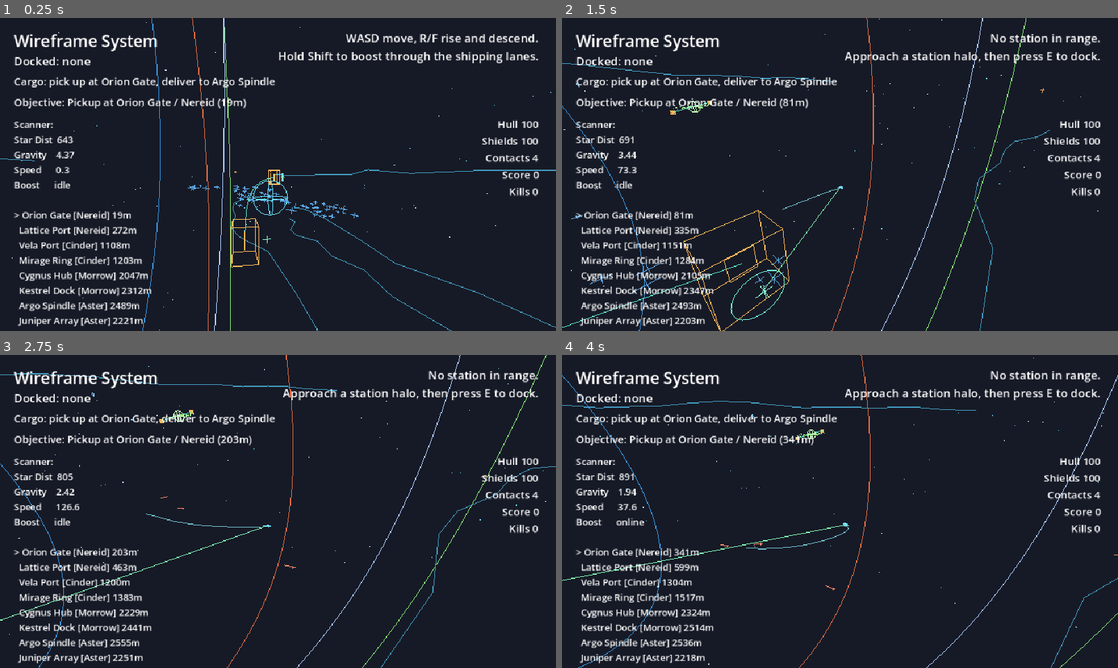
Above: before the commit, frames 1-4 (two rows, left to right).
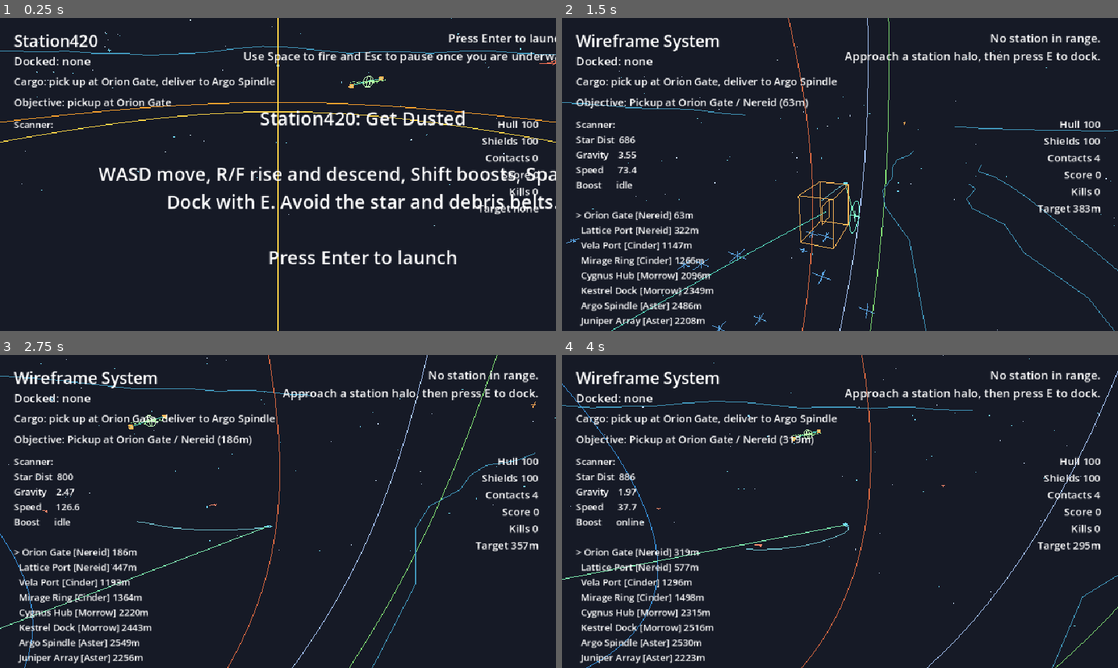
Above: after the commit, the same moments.

Repository: zabesto/Station420
Game: Godot game, scene res://scenes/main.tscn
The game is run twice, just before and just after one commit, with the same random seed, the same clock (stepped at 60 frames per second) and the same inputs.
Inputs:
- Up to frame 1 (0.25 s): no input
- Up to frame 2 (1.5 s): tap Enter at 0.5, 0.6 s; hold Right (ui_right) 0.53-1.28 s; tap Space at 0.77 s; tap E at 0.8, 1.25, 1.35 s; hold Down (ui_down) from 1.28 s (still down)
- Up to frame 3 (2.75 s): tap Space at 1.52 s; tap Enter at 1.55, 2.1 s; tap E at 2, 2.3 s; release Down (ui_down) at 2.03 s; hold Right (ui_right) from 2.03 s (still down)
- Up to frame 4 (4 s): tap E at 2.75, 2.85, 3.5, 3.8 s; release Right (ui_right) at 2.78 s; hold Up (ui_up) 2.78-3.53 s; tap Space at 3.02, 3.77 s; tap Enter at 3.05 s; hold Left (ui_left) from 3.53 s (still down); hold Shift from 3.53 s (still down)

The runs differ from the first frame. In frame 1, 13% of the frame differs, in the area x 0-100%, y 0-100%; in frame 2, 3.4%; in frame 3, 2.6%; in frame 4, 1.9%.

Commit message:
Refine start flow and combat feedback

Diff:
--- a/scenes/main.tscn
+++ b/scenes/main.tscn
@@ -111,3 +111,22 @@
 vertical_alignment = 1
 theme_override_font_sizes/font_size = 34
 text = "Paused\nPress Esc to resume"
+
+[node name="StartLabel" type="Label" parent="CanvasLayer/HUD"]
+offset_left = 170.0
+offset_top = 150.0
+offset_right = 790.0
+offset_bottom = 390.0
+horizontal_alignment = 1
+vertical_alignment = 1
+theme_override_font_sizes/font_size = 32
+text = "Station420: Get Dusted\n\nWASD move, R/F rise and descend, Shift boosts, Space fires.\nDock with E. Avoid the star and debris belts.\n\nPress Enter to launch"
+
+[node name="HitLabel" type="Label" parent="CanvasLayer/HUD"]
+offset_left = 285.0
+offset_top = 96.0
+offset_right = 665.0
+offset_bottom = 156.0
+horizontal_alignment = 1
+theme_override_font_sizes/font_size = 24
+text = ""
--- a/scripts/main.gd
+++ b/scripts/main.gd
@@ -98,6 +98,8 @@
 @onready var combat_label: Label = $CanvasLayer/HUD/CombatLabel
 @onready var alert_label: Label = $CanvasLayer/HUD/AlertLabel
 @onready var pause_label: Label = $CanvasLayer/HUD/PauseLabel
+@onready var start_label: Label = $CanvasLayer/HUD/StartLabel
+@onready var hit_label: Label = $CanvasLayer/HUD/HitLabel
 
 var nearby_station: Area3D = null
 var dock_count := 0
@@ -113,6 +115,7 @@
 var planet_bodies := []
 var planet_nodes_by_name := {}
 var world_root: Node3D
+var enemy_target_marker: MeshInstance3D
 var enemy_nodes := []
 var player_projectiles := []
 var enemy_projectiles := []
@@ -125,14 +128,18 @@
 var shield_recharge_delay := 0.0
 var enemy_respawn_timer := 0.0
 var alert_timer := 0.0
+var hit_timer := 0.0
 var paused := false
 var game_over_state := false
+var start_screen_active := true
 
 
 func _ready() -> void:
 	player.call("set_world_limit", WORLD_LIMIT)
 	alert_label.text = ""
+	hit_label.text = ""
 	pause_label.visible = false
+	start_label.visible = true
 	create_starfield()
 	create_star()
 	create_planets()
@@ -146,20 +153,22 @@
 	if station_order.size() > 0:
 		player.global_position = station_order[0].global_position + Vector3(0, 0, 30)
 
-	title_label.text = "Wireframe System"
+	paused = true
+	title_label.text = "Station420"
 	update_combat_label()
-	update_status("WASD move, R/F rise and descend.\nHold Shift to boost through the shipping lanes.")
+	update_status("Press Enter to launch.\nUse Space to fire and Esc to pause once you are underway.")
 
 
 func _process(delta: float) -> void:
+	update_alert(delta)
+	update_hit_feedback(delta)
 	if paused:
-		update_alert(delta)
 		return
 
 	update_camera(delta)
 	update_objective_visuals(delta)
+	update_enemy_target_marker()
 	update_scanner()
-	update_alert(delta)
 	update_combat_label()
 
 
@@ -181,6 +190,10 @@
 func _unhandled_input(event: InputEvent) -> void:
 	if event is InputEventKey and event.pressed and not event.echo and event.keycode == KEY_ESCAPE:
 		toggle_pause()
+		return
+
+	if event is InputEventKey and event.pressed and not event.echo and event.keycode == KEY_ENTER and start_screen_active:
+		start_run()
 		return
 
 	if paused:
@@ -411,6 +424,13 @@
 	objective_marker.material_override = make_line_material(Color(0.45, 1.0, 0.85))
 	add_child(objective_marker)
 
+	enemy_target_marker = MeshInstance3D.new()
+	enemy_target_marker.name = "EnemyTargetMarker"
+	enemy_target_marker.mesh = build_enemy_target_marker_mesh(14.0)
+	enemy_target_marker.material_override = make_line_material(Color(1.0, 0.52, 0.42))
+	enemy_target_marker.visible = false
+	add_child(enemy_target_marker)
+
 
 func simulate_planets(delta: float) -> void:
 	var accelerations := []
@@ -541,8 +561,28 @@
 	alert_timer = duration
 
 
+func update_hit_feedback(delta: float) -> void:
+	if hit_timer > 0.0:
+		hit_timer = max(hit_timer - delta, 0.0)
+		if hit_timer == 0.0:
+			hit_label.text = ""
+
+
+func show_hit_feedback(message: String) -> void:
+	hit_label.text = message
+	hit_timer = 0.55
+
+
+func start_run() -> void:
+	start_screen_active = false
+	start_label.visible = false
+	paused = false
+	title_label.text = "Wireframe System"
+	update_status("Launch confirmed.\nRun cargo, avoid hazards, and clear hostile drones.")
+
+
 func toggle_pause() -> void:
-	if game_over_state:
+	if game_over_state or start_screen_active:
 		return
 	paused = not paused
 	pause_label.visible = paused
@@ -558,12 +598,17 @@
 
 
 func update_combat_label() -> void:
-	combat_label.text = "Hull %d\nShields %d\nContacts %d\nScore %d\nKills %d" % [
+	var target_info := "Target none"
+	var target := get_primary_enemy_target()
+	if target != null:
+		target_info = "Target %.0fm" % player.global_position.distance_to(target.global_position)
+	combat_label.text = "Hull %d\nShields %d\nContacts %d\nScore %d\nKills %d\n%s" % [
 		int(round(player_hull)),
 		int(round(player_shields)),
 		enemy_nodes.size(),
 		score,
-		kills
+		kills,
+		target_info
 	]
 
 
@@ -658,7 +703,7 @@
 			enemy.global_position = player.global_position - direction * ENEMY_ENGAGE_RADIUS
 
 		if distance < 18.0:
-			damage_player(ENEMY_CONTACT_DAMAGE, "Drone collision")
+			damage_player(ENEMY_CONTACT_DAMAGE, "Drone collision", enemy.global_position)
 			create_burst(enemy.global_position, Color(1.0, 0.48, 0.38))
 			enemy.queue_free()
 			enemy_nodes.remove_at(i)
@@ -739,7 +784,7 @@
 
 func handle_enemy_projectile_hit(projectile: Node3D) -> bool:
 	if projectile.global_position.distance_to(player.global_position) <= PLAYER_COLLISION_RADIUS + 4.0:
-		damage_player(ENEMY_PROJECTILE_DAMAGE, "Incoming fire")
+		damage_player(ENEMY_PROJECTILE_DAMAGE, "Incoming fire", projectile.global_position)
 		create_burst(projectile.global_position, Color(1.0, 0.56, 0.42))
 		projectile.queue_free()
 		return true
@@ -764,7 +809,7 @@
 			damage_player(DEBRIS_DAMAGE_PER_SECOND * delta, "%s debris field" % body["name"])
 
 
-func damage_player(amount: float, reason: String) -> void:
+func damage_player(amount: float, reason: String, source_position: Vector3 = Vector3.ZERO) -> void:
 	if game_over_state:
 		return
 	shield_recharge_delay = SHIELD_RECHARGE_DELAY
@@ -776,6 +821,7 @@
 		player_hull = max(player_hull - amount, 0.0)
 	create_burst(player.global_position, Color(1.0, 0.8, 0.46) if player_shields > 0.0 else Color(1.0, 0.4, 0.36))
 	set_alert(reason, 0.45)
+	show_hit_feedback(build_hit_message(reason, source_position))
 	if player_hull <= 0.0:
 		trigger_game_over(reason)
 
@@ -787,6 +833,44 @@
 	pause_label.visible = true
 	pause_label.text = "Ship Lost\n%s\nPress Enter to restart" % reason
 	update_status("Run ended.\nPress Enter to restart the patrol.")
+
+
+func build_hit_message(reason: String, source_position: Vector3) -> String:
+	if source_position == Vector3.ZERO:
+		return reason
+	var to_source := (source_position - player.global_position).normalized()
+	var alignment: float = player.call("get_aim_direction").dot(to_source)
+	if alignment > 0.45:
+		return "%s ahead" % reason
+	if alignment < -0.45:
+		return "%s aft" % reason
+	var side := "port"
+	if to_source.dot(player.global_basis.x) > 0.0:
+		side = "starboard"
+	return "%s %s" % [reason, side]
+
+
+func get_primary_enemy_target() -> Node3D:
+	var closest: Node3D = null
+	var closest_distance := INF
+	for enemy in enemy_nodes:
+		if not is_instance_valid(enemy):
+			continue
+		var distance := player.global_position.distance_to(enemy.global_position)
+		if distance < closest_distance:
+			closest_distance = distance
+			closest = enemy
+	return closest
+
+
+func update_enemy_target_marker() -> void:
+	var target := get_primary_enemy_target()
+	if target == null:
+		enemy_target_marker.visible = false
+		return
+	enemy_target_marker.visible = true
+	enemy_target_marker.global_position = target.global_position + Vector3(0, 16, 0)
+	enemy_target_marker.rotate_y(0.02)
 
 
 func create_burst(position: Vector3, color: Color) -> void:
@@ -1096,6 +1180,17 @@
 	return build_line_mesh(vertices)
 
 
+func build_enemy_target_marker_mesh(radius: float) -> ArrayMesh:
+	var inner := radius * 0.48
+	var vertices := PackedVector3Array([
+		Vector3(-radius, 0, -radius), Vector3(-inner, 0, -inner),
+		Vector3(radius, 0, -radius), Vector3(inner, 0, -inner),
+		Vector3(-radius, 0, radius), Vector3(-inner, 0, inner),
+		Vector3(radius, 0, radius), Vector3(inner, 0, inner)
+	])
+	return build_line_mesh(vertices)
+
+
 func build_projectile_mesh() -> ArrayMesh:
 	var vertices := PackedVector3Array([
 		Vector3(0, 0, -2.8), Vector3(0, 0, 2.8),
